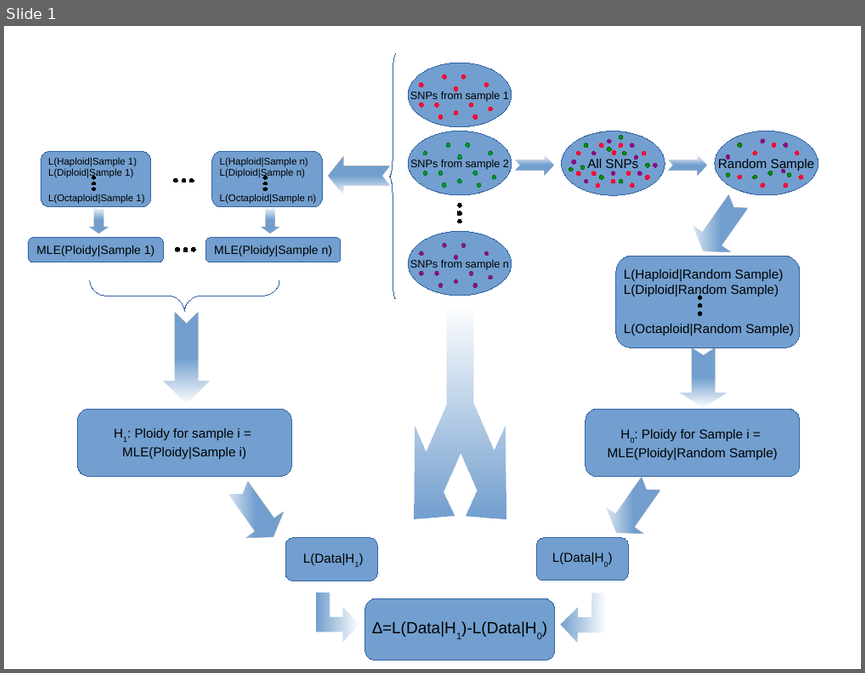
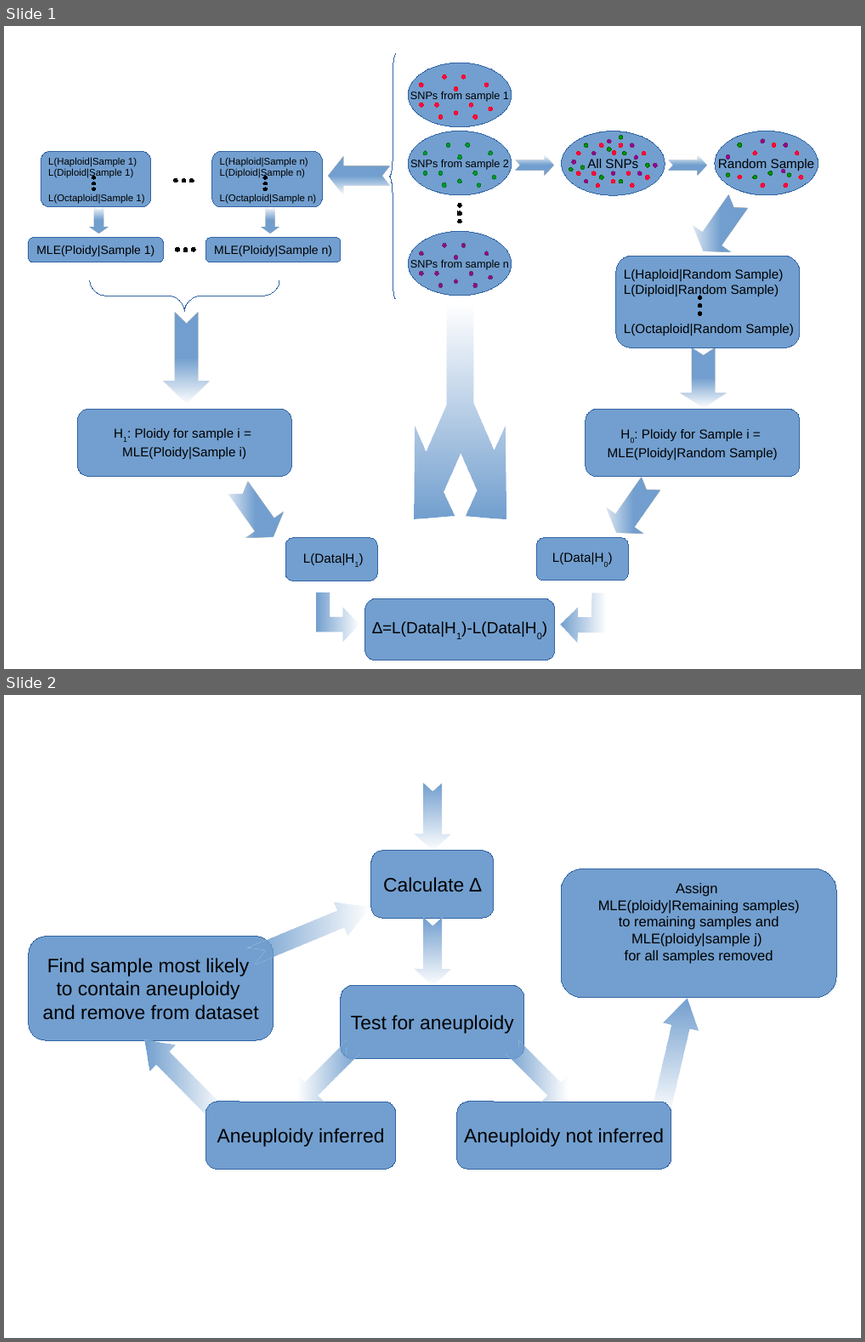
Before and after one commit to OliverTarrant17/CMEECourseWork, a slide deck: Project/Writeup/Diagram_1.odp. Shown one above the other, each under a label of ours: slide 1 before the commit, slides 1 and 2 after it. The pictures are 865x673 and 865x1342 pixels, drawn with LibreOffice and Linux fonts; fonts in the diff are those of the drawing. Boxes give left, top, right and bottom in pixels: in the first picture for what was removed or moved away, otherwise in the second. Text is boxed around its words. In the diff, an @@ line names an element or a change of style, - is before the commit and + after.

```diff
--- a/Project/Writeup/Diagram_1.odp
+++ b/Project/Writeup/Diagram_1.odp
@@ slide 2 added at <box>4,695,861,1338</box>, background #FFFFFF @@
@@ freeform shape added at <box>415,783,451,851</box>, fill gradient #729FCF @@
@@ rounded rectangle added at <box>371,851,493,919</box>, fill #729FCF, outline #3465A4 0 pt, 18 pt, text #000000 @@
+Calculate ∆
@@ rounded rectangle added at <box>562,869,837,998</box>, fill #729FCF, outline #3465A4 0 pt, 13 pt, text #000000 @@
+Assign
+MLE(ploidy|Remaining samples)
+to remaining samples and
+MLE(ploidy|sample j)
+for all samples removed
@@ freeform shape added at <box>244,890,377,973</box>, fill gradient #729FCF @@
@@ freeform shape added at <box>415,918,451,985</box>, fill gradient #729FCF @@
@@ rounded rectangle added at <box>28,936,273,1040</box>, fill #729FCF, outline #3465A4 0 pt, 18 pt, text #000000 @@
+Find sample most likely
+to contain aneuploidy
+and remove from dataset
@@ rounded rectangle added at <box>341,985,524,1058</box>, fill #729FCF, outline #3465A4 0 pt, 18 pt, text #000000 @@
+Test for aneuploidy
@@ freeform shape added at <box>643,993,705,1117</box>, fill gradient #729FCF @@
@@ freeform shape added at <box>132,1027,231,1126</box>, fill gradient #729FCF @@
@@ freeform shape added at <box>284,1034,365,1114</box>, fill gradient #729FCF @@
@@ freeform shape added at <box>500,1034,580,1114</box>, fill gradient #729FCF @@
@@ rounded rectangle added at <box>206,1101,396,1169</box>, fill #729FCF, outline #3465A4 0 pt, 18 pt, text #000000 @@
+Aneuploidy inferred
@@ rounded rectangle added at <box>457,1101,672,1169</box>, fill #729FCF, outline #3465A4 0 pt, 18 pt, text #000000 @@
+Aneuploidy not inferred
```
Also in this commit, not shown: 8 other files.
